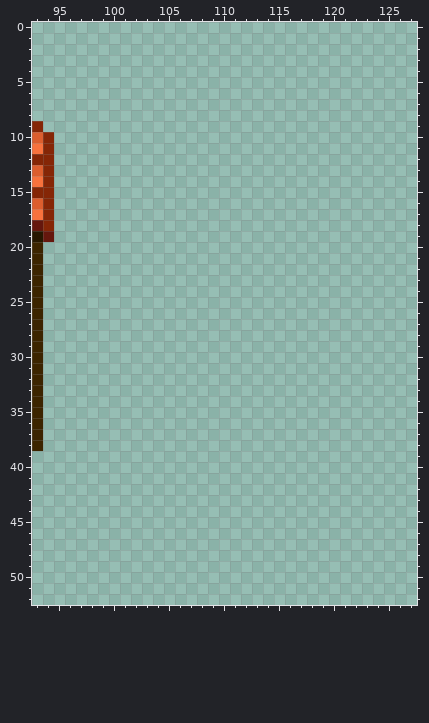
Pixel-art file -- AnimalFarm/Assets/_Game/Sprites/Houses.aseprite. That is the earlier state.
128x128 pixels, 1 frame. Colours within 5 levels of each other are drawn and written as one. Shown: x 93..127, y 0..52.
And afterwards:
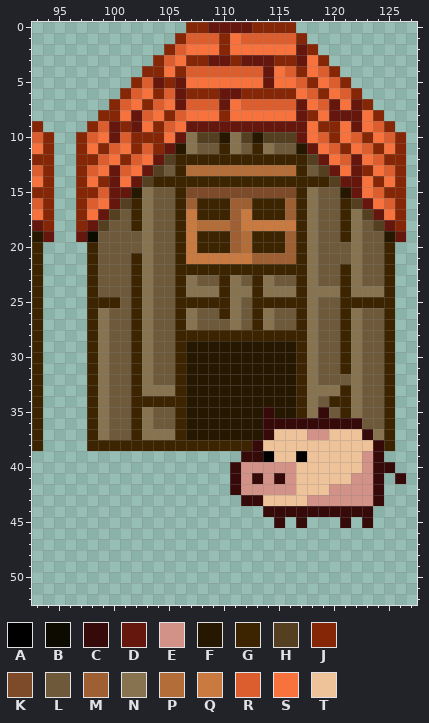
Palette (. is transparent): A #000000  B #0d0b00  C #350a09  D #65170d  E #d29287  F #261700  G #3c2400  H #543f20  J #852606  K #7d4b29  L #6e593a  M #9e5f33  N #877350  P #b36d39  Q #c97a40  R #dc5e2e  S #f8723d  T #eec39a
The exact change:
@@ x 93..127 @@
- 0 ...................................
- 1 ...................................
- 2 ...................................
- 3 ...................................
- 4 ...................................
- 5 ...................................
- 6 ...................................
- 7 ...................................
- 8 ...................................
- 9 J..................................
-10 RJ.................................
-11 SJ.................................
-12 JJ.................................
-13 RJ.................................
-14 SJ.................................
-15 JJ.................................
-16 RJ.................................
-17 SJ.................................
-18 DJ.................................
-19 FD.................................
-20 G..................................
-21 G..................................
-22 G..................................
-23 G..................................
-24 G..................................
-25 G..................................
-26 G..................................
-27 G..................................
-28 G..................................
-29 G..................................
-30 G..................................
-31 G..................................
-32 G..................................
-33 G..................................
-34 G..................................
-35 G..................................
-36 G..................................
-37 G..................................
-38 G..................................
-39 ...................................
-40 ...................................
-41 ...................................
-42 ...................................
-43 ...................................
-44 ...................................
-45 ...................................
+ 0 ..............JJDDDDJJJJ...........
+ 1 .............JRRRJSRRRRRJ..........
+ 2 ............JRSSSJSSSSSSDJ.........
+ 3 ...........JRSJJDDJDDDJJDSJ........
+ 4 ..........JJSJRRRRRRRDSRJSRJ.......
+ 5 .........JRDJDSSSSSSSDSSRJSRJ......
+ 6 ........JRSJRDJJJDDJJJJJSRJSRJ.....
+ 7 .......JRSJRSDRRRDSRRRRRDSRDSDJ....
+ 8 ......JJSDRSJRSSSJSSSSSSDJSDDDSJ...
+ 9 J....JRDJDSJRSDDDDDDDDDDDSJJSDSRJ..
+10 RJ..JRSDRJJJSDNHHFNHFHHHDSRJSRJSRJ.
+11 SJ..JSJRSJRJDFNLLGNLGNLLFDSRJSRJSJ.
+12 JJ..JJRSJRSDHGGGGGGGGGGGGHDSRDSRJJ.
+13 RJ..JRSDRSDHLGPPPPPPPPPPGLHDSDJSRJ.
+14 SJ..JSJDSDHGGGGGGGGGGGGGGGGHDDSJSJ.
+15 JJ..JJRDDFNLLGKKKKKKKKKKGNLLFDSRJJ.
+16 RJ..JRSDHGNLLGMGGGMMGGGMGNLLGHDSRJ.
+17 SJ..JSDHLGNLLGQGGGMQGGGMGNLLGNHDSJ.
+18 DJ..JDHLLGNLLGQPPPMQQQQQGNLLGNLHDJ.
+19 FD..DBLLLLNLLGQGGGMPGGGMGNLLGNLLFD.
+20 G....GLLLLNLLGQGGGMPGGGMGNLLLNLLG..
+21 G....GLLLGNLLGQQQQQQMMMMGNLLLNLLG..
+22 G....GLLLGNLLGGGGGGGGGGGGNLLGNLLG..
+23 G....GLLLGNLLGNLLGNLGNLLGNLLGNLLG..
+24 G....GLLLGNLLGNNNGNNGNNNGNNNGNNNG..
+25 G....GGGLGNLLGGGGGNLGGGGGNLLGGGGG..
+26 G....GNLLGNLLGNLLGNLGNLLGNLLGNLLG..
+27 G....GNLLGNLLGNLLLNLGNLLGNLLGNLLG..
+28 G....GNLLGNLLGGGGGGGGGGGGNLLGNLLG..
+29 G....GNLLGNLLGFFFFFFFFFFGNLLGNLLG..
+30 G....GNLLGNLLGFFFFFFFFFFGNLLGNLLG..
+31 G....GNLLGNLLGFFFFFFFFFFGNLLGNLLG..
+32 G....GNLLGNLLGFFFFFFFFFFGNLLLNLLG..
+33 G....GNLLGNNNGFFFFFFFFFFGNNNGNLLG..
+34 G....GNLLGGGGGFFFFFFFFFFGNLGGNLLG..
+35 G....GNLLGNLLGFFFFFFFCFFGNCLGNLLG..
+36 G....GNLLGNLLGFFFFFFFCCCCCCCCCLLG..
+37 G....GNLLGNNNGFFFFFFFCTTTEETTTCNG..
+38 G....GGGGGGGGGGGGGGGCTTTTTTTTTTCG..
+39 ...................CCATTATTTTTEC...
+40 ..................CEEEEETTTTTTECC..
+41 ..................CECECETTTTTEEC.C.
+42 ..................CEEEEETTTEEEEC...
+43 ...................CCTTTTEEEEEEC...
+44 .....................CCCCCCCCCC....
+45 ......................C.C...C.C....
 46 ...................................
Where, in picture pixels (left, top, right, bottom), the same in both pictures:
added: (76, 22, 406, 528)
